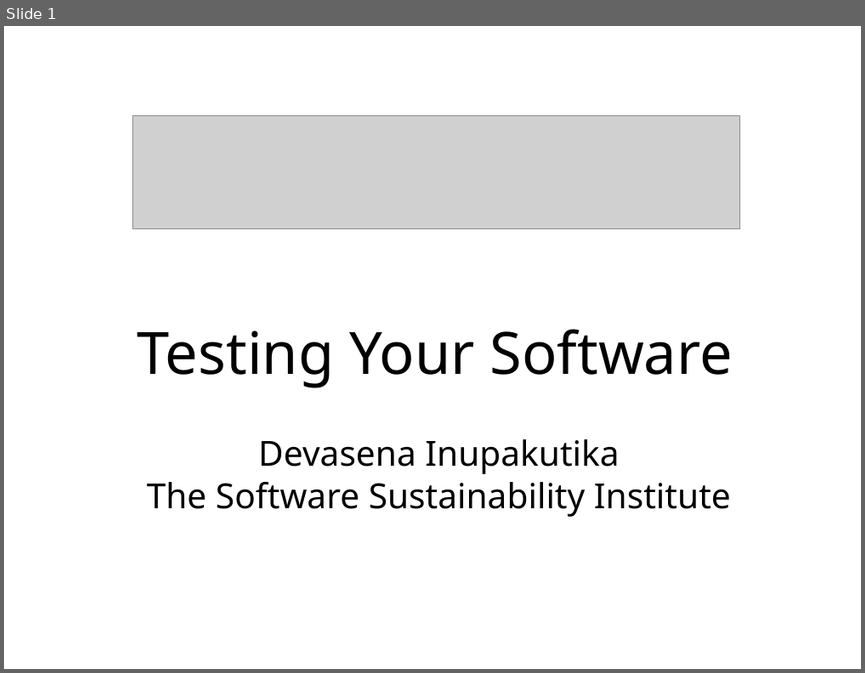
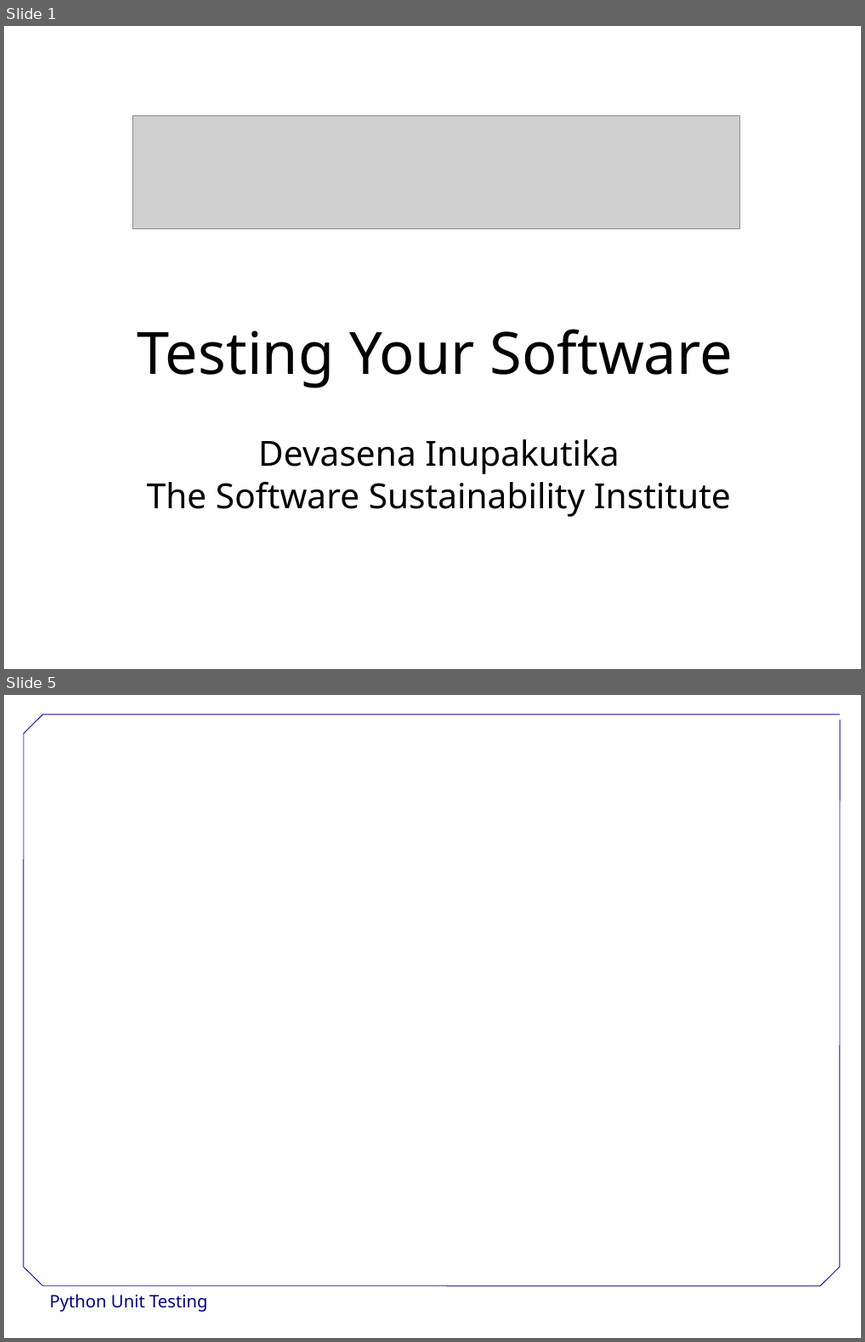
Before and after one commit to DevasenaInupakutika/2014-06-25-Reading, a slide deck: Python-Unit-Testing.ppt. Shown one above the other, each under a label of ours: slide 1 before the commit, slides 1 and 5 after it; the slides between them are not shown. The pictures are 865x673 and 865x1342 pixels, drawn with LibreOffice and Linux fonts; fonts in the diff are those of the drawing; grey boxes stand for pictures; background and template pictures are left out. Boxes give left, top, right and bottom in pixels: in the first picture for what was removed or moved away, otherwise in the second. Text is boxed around its words. In the diff, an @@ line names an element or a change of style, - is before the commit and + after.

Commit message:
Updated testing slides

```diff
--- a/Python-Unit-Testing.ppt
+++ b/Python-Unit-Testing.ppt
@@ slide 5 added at (4, 695, 861, 1338), background #FFFFFF @@
@@ group added at (24, 715, 840, 1286): 7 lines @@
@@ text added at (50, 1293, 207, 1311), 16 pt, text #000080 @@
+Python Unit Testing
@@ rectangle added at (715, 1286, 823, 1317), fill #FFFFFF @@
```
Also in this commit, not shown: 1 slide changed, 2 other slides added.
